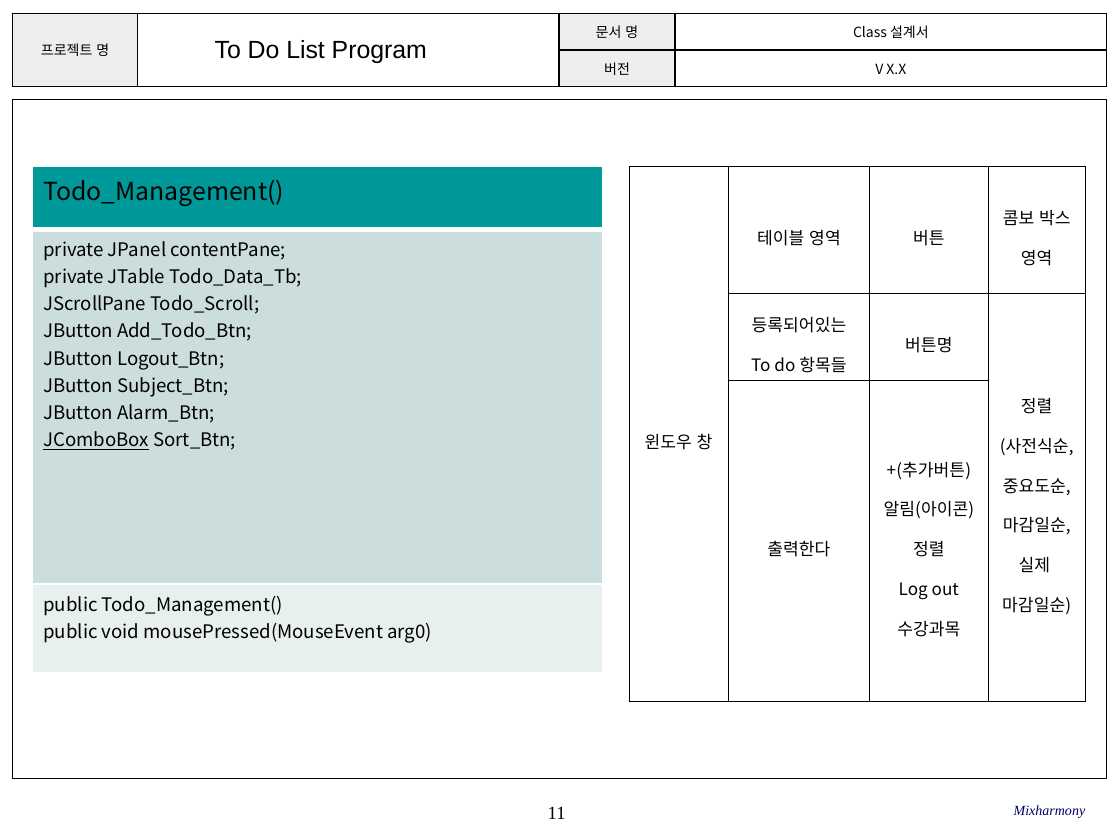
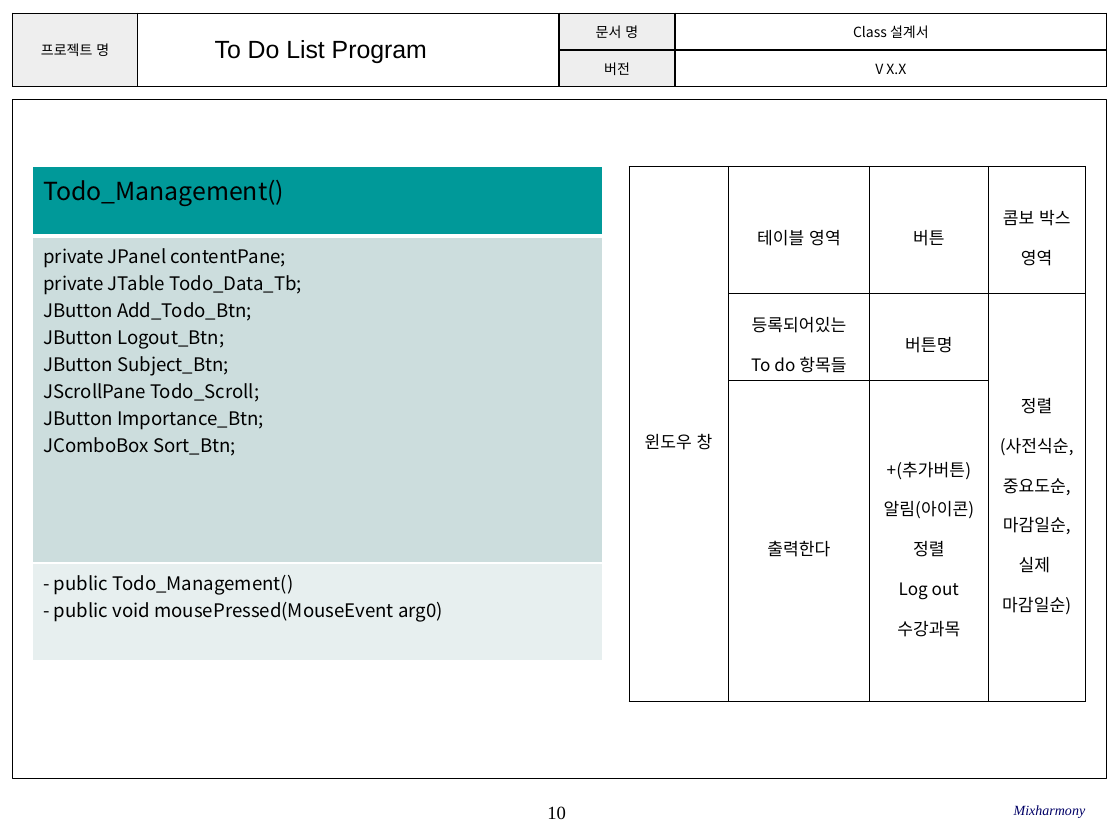
Before and after one commit to SE-admin/SE2017_2_mixharmony, a slide deck: slide 10 of doc/3_ 설계서/Class Design.pptx (slide 11 before the commit). Drawn at 1120x840 pixels with LibreOffice and Linux fonts; fonts in the diff are those of the drawing; background and template pictures are left out. Boxes give left, top, right and bottom in pixels: in the first picture for what was removed or moved away, otherwise in the second. Text is boxed around its words. In the diff, an @@ line names an element or a change of style, - is before the commit and + after.

Commit message:
#862 Class Design.pptx (Subject, To do 항목에 대한 클래스 내용 정리)

```diff
--- a/doc/3_ 설계서/Class Design.pptx
+++ b/doc/3_ 설계서/Class Design.pptx
@@ table at <box>32,166,604,661</box> @@
-row 2, column 1: private JPanel contentPane; / private JTable Todo_Data_Tb; / JScrollPane Todo_Scroll; / JButton Add_Todo_Btn; / JButton Logout_Btn; / JButton Subject_Btn; / JButton Alarm_Btn; / JComboBox Sort_Btn;
+row 2, column 1: private JPanel contentPane; / private JTable Todo_Data_Tb; / JButton Add_Todo_Btn; / JButton Logout_Btn; / JButton Subject_Btn; / JScrollPane Todo_Scroll; / JButton Importance_Btn; / JComboBox Sort_Btn;
-row 3, column 1: public Todo_Management() / public void mousePressed(MouseEvent arg0)
+row 3, column 1: - public Todo_Management() / - public void mousePressed(MouseEvent arg0)
@@ page number at <box>547,806,566,819</box>: text changed @@
-11
+10
```
Also in this commit, not shown: 12 other slides changed, 2 slides removed.
